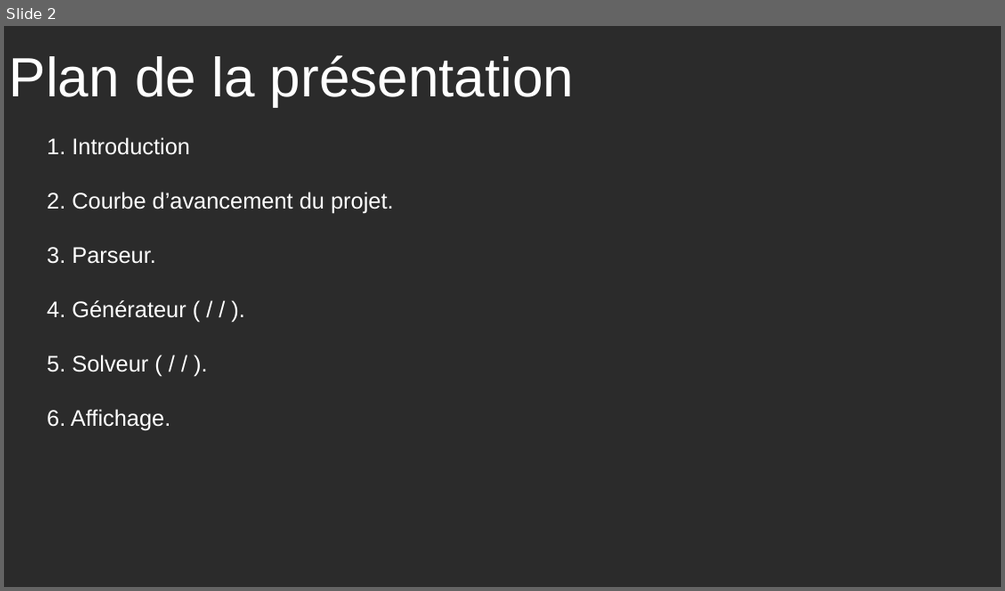
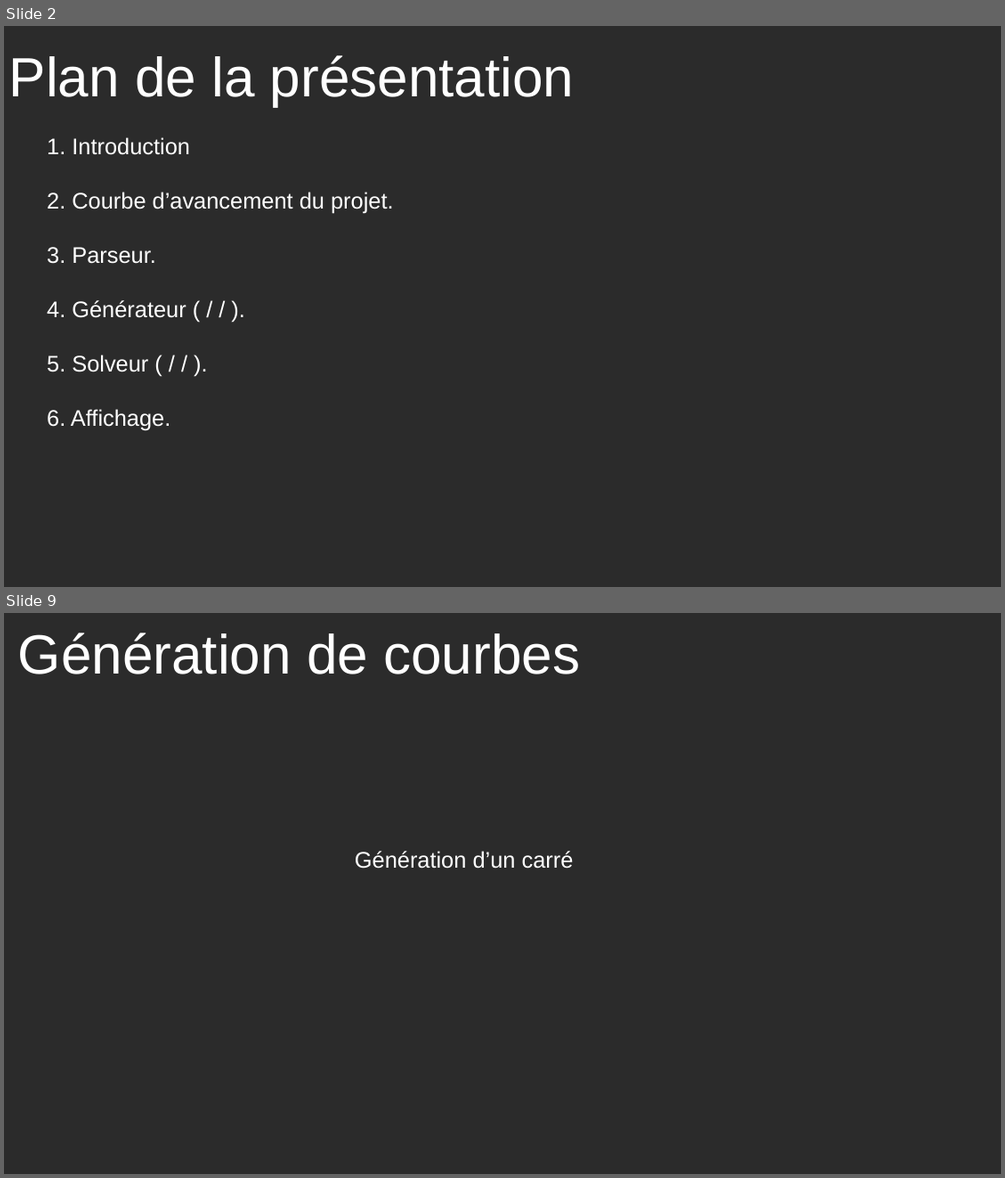
Before and after one commit to Aquaj/slitherlink-solver, a slide deck: slitherlink/doc/Presentation.odp. Shown one above the other, each under a label of ours: slide 2 before the commit, slides 2 and 9 after it; the slides between them are not shown. The pictures are 1005x591 and 1005x1178 pixels, drawn with LibreOffice and Linux fonts; fonts in the diff are those of the drawing; background and template pictures are left out; a plain dark background stands for a picture behind light text. Boxes give left, top, right and bottom in pixels: in the first picture for what was removed or moved away, otherwise in the second. Text is boxed around its words. In the diff, an @@ line names an element or a change of style, - is before the commit and + after.

```diff
--- a/slitherlink/doc/Presentation.odp
+++ b/slitherlink/doc/Presentation.odp
@@ slide 9 added at box(4, 613, 1001, 1174), background picture (left out) @@
@@ title added at box(18, 633, 580, 674), 44 pt, text #FFFFFF @@
+Génération de courbes
@@ text added at box(355, 851, 574, 868), 18 pt, text #FFFFFF @@
+Génération d’un carré
```
Also in this commit, not shown: 5 slides changed, 12 other slides added, 2 slides removed, 7 other files.
